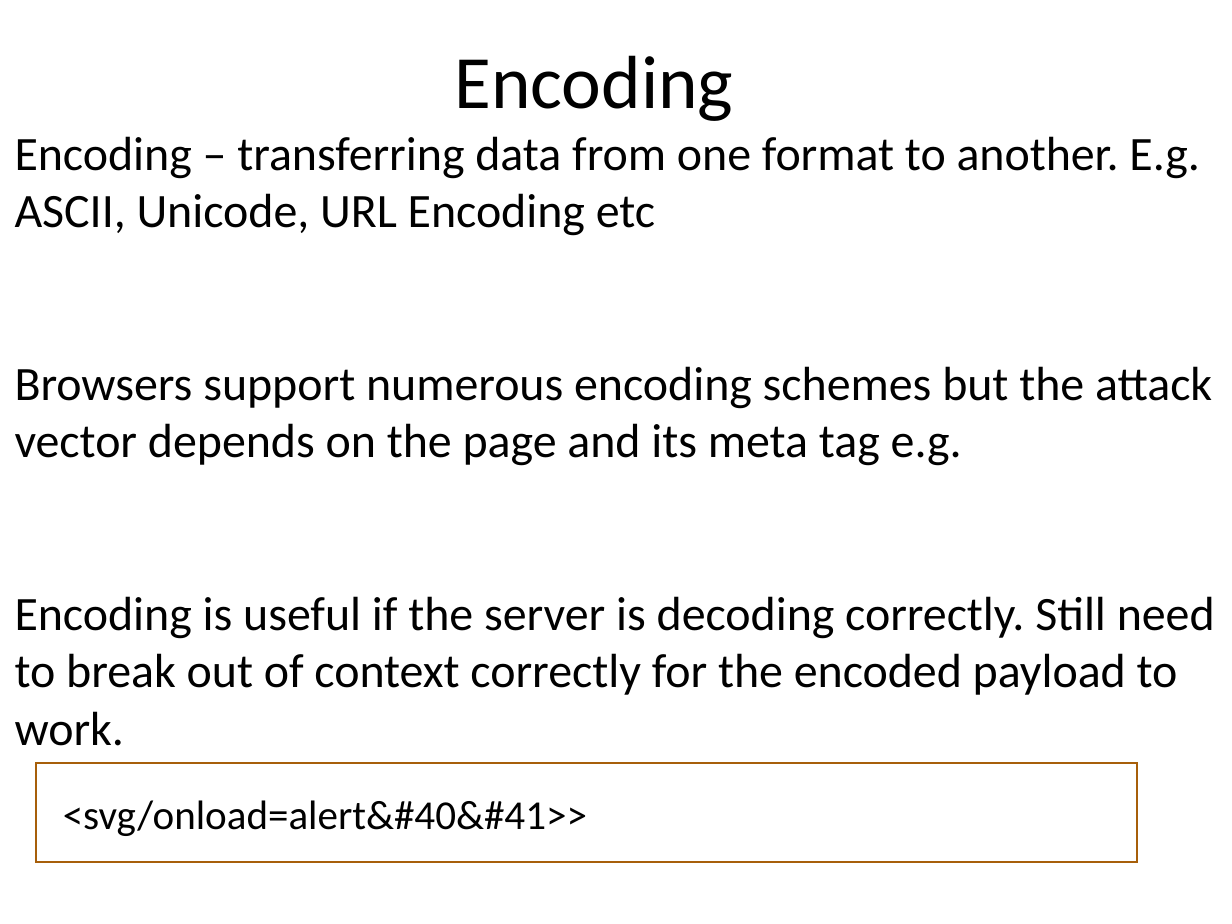
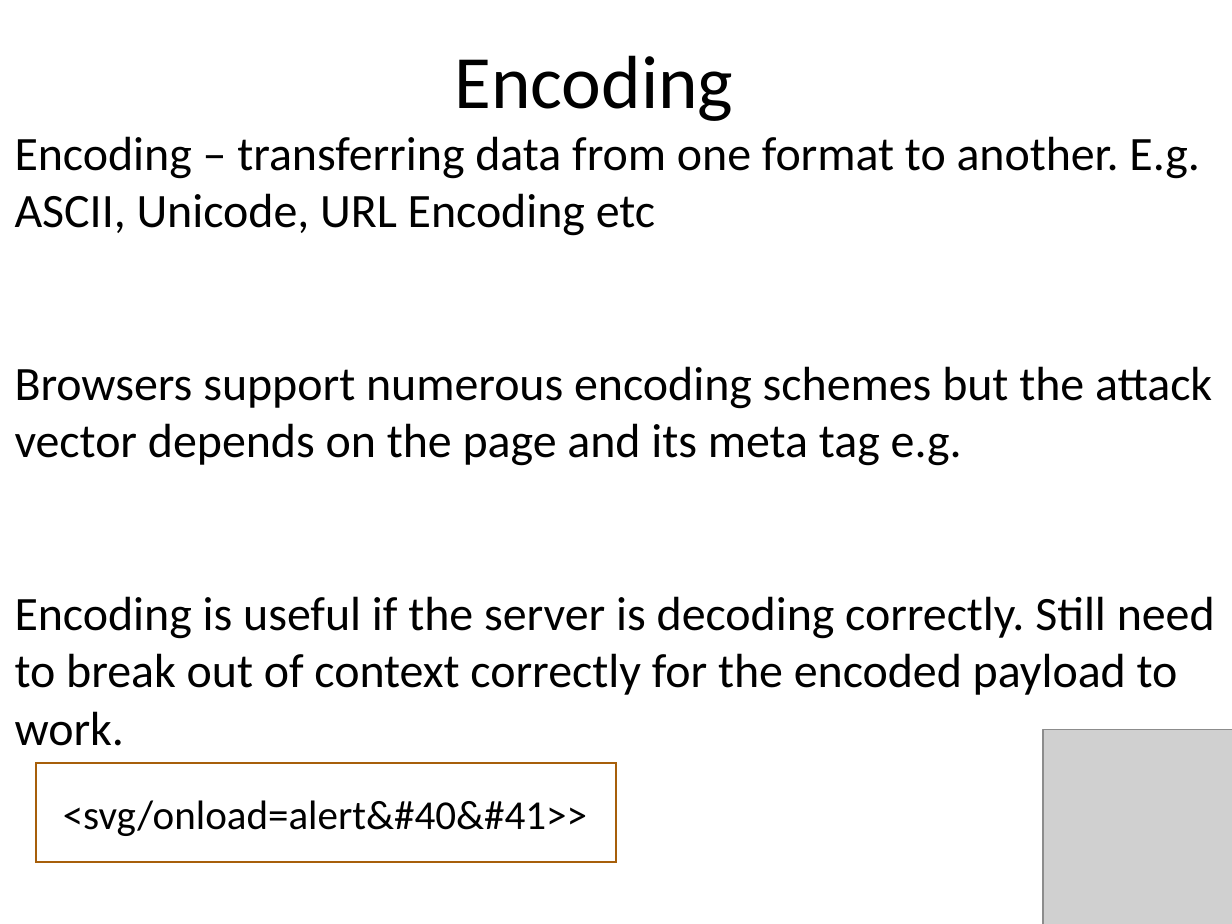
Before and after one commit to snoopysecurity/Public, a slide deck: slide 27 of Presentations/SHU Hacksoc/xss primer- snoopy security (2).ppt. Drawn at 1232x924 pixels with LibreOffice and Linux fonts; fonts in the diff are those of the drawing; grey boxes stand for pictures; background and template pictures are left out. Boxes give left, top, right and bottom in pixels: in the first picture for what was removed or moved away, otherwise in the second. Text is boxed around its words. In the diff, an @@ line names an element or a change of style, - is before the commit and + after.

```diff
--- a/Presentations/SHU Hacksoc/xss primer- snoopy security (2).ppt
+++ b/Presentations/SHU Hacksoc/xss primer- snoopy security (2).ppt
@@ picture added at box(1044, 729, 1232, 924) @@
@@ rectangle "<svg/onload=alert&#40&#41>>": place and size @@
-rectangle "<svg/onload=alert&#40&#41>>" at box(36, 763, 1137, 862)
+rectangle "<svg/onload=alert&#40&#41>>" at box(36, 763, 616, 862)
```
Also in this commit, not shown: 36 other slides changed.
